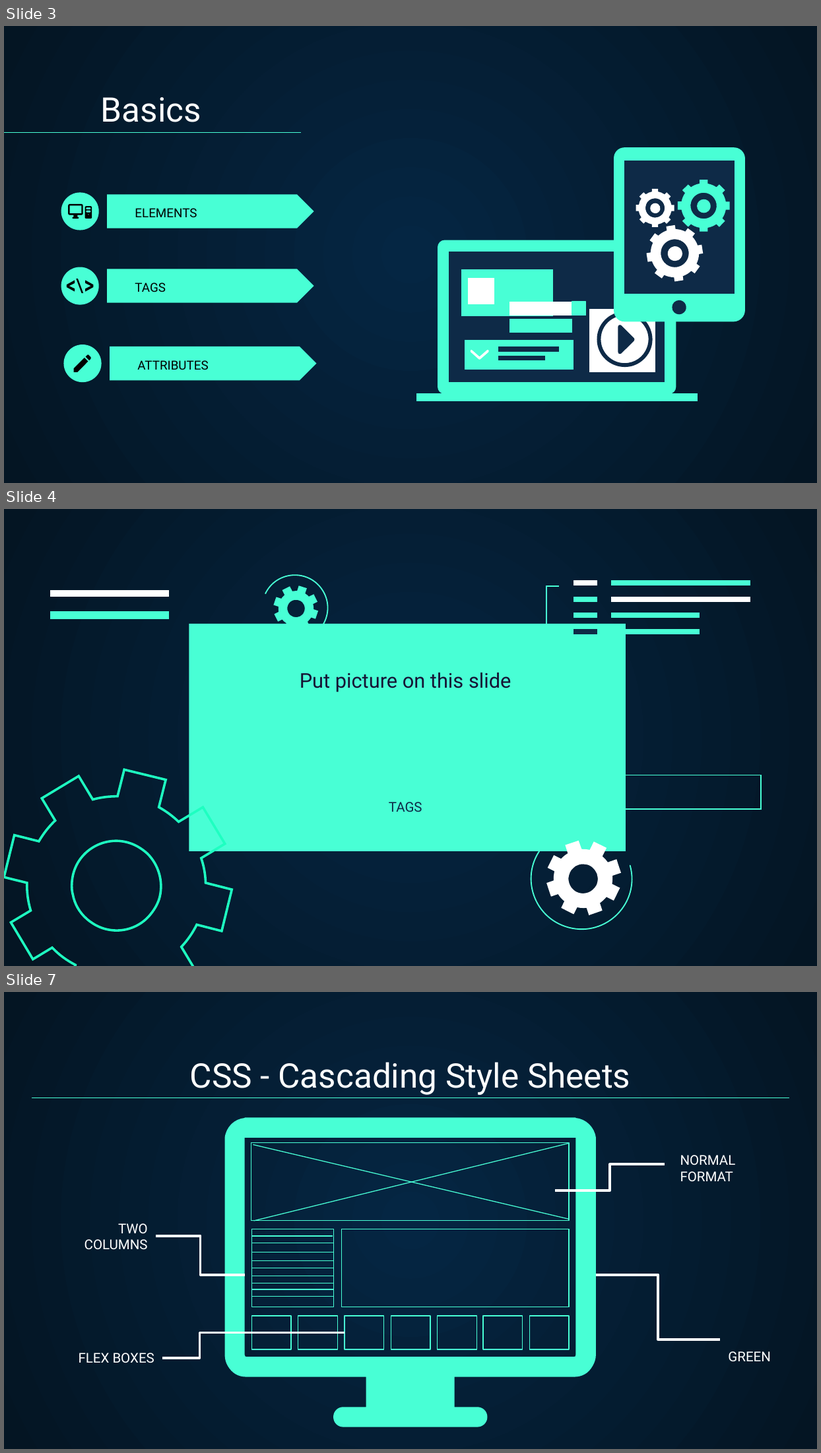
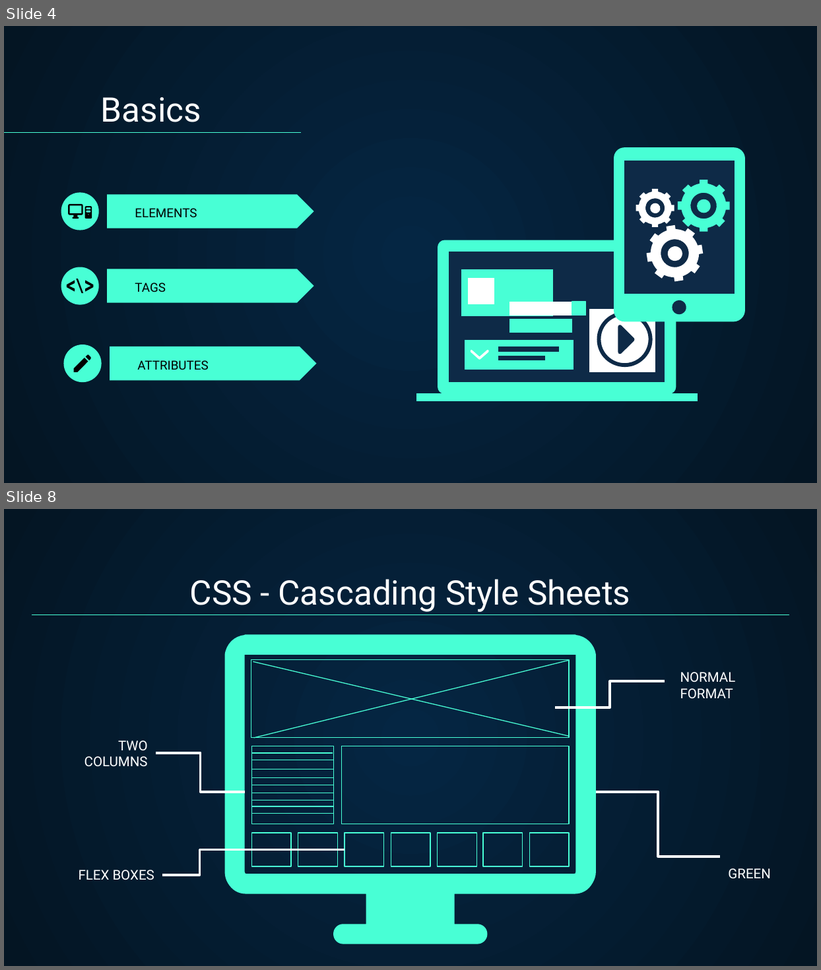
Before and after one commit to jarsnow/bugSmashers, a slide deck: bugsmashers_2024-2025/Web Development/Web Development.pptx. Shown one above the other, each under a label of ours: slides 3, 4 and 7 before the commit, slides 4 and 8 after it; the slides between them are not shown. The pictures are 821x1453 and 821x970 pixels, drawn with LibreOffice and Linux fonts; fonts in the diff are those of the drawing. Boxes give left, top, right and bottom in pixels: in the first picture for what was removed or moved away, otherwise in the second. Text is boxed around its words. In the diff, an @@ line names an element or a change of style, - is before the commit and + after.

```diff
--- a/bugsmashers_2024-2025/Web Development/Web Development.pptx
+++ b/bugsmashers_2024-2025/Web Development/Web Development.pptx
@@ slide 4 removed at bbox=[4, 509, 817, 966], background gradient #052643 to #041523 @@
@@ freeform shape removed at bbox=[248, 555, 351, 656] @@
@@ freeform shape removed at bbox=[265, 576, 327, 639] @@
@@ freeform shape removed at bbox=[547, 586, 558, 635] @@
@@ freeform shape removed at bbox=[574, 580, 597, 586] @@
@@ freeform shape removed at bbox=[611, 580, 751, 586] @@
@@ freeform shape removed at bbox=[50, 590, 169, 597] @@
@@ freeform shape removed at bbox=[574, 597, 597, 603] @@
@@ freeform shape removed at bbox=[611, 597, 751, 603] @@
@@ freeform shape removed at bbox=[50, 611, 169, 619] @@
@@ rectangle removed at bbox=[189, 624, 625, 852] @@
@@ freeform shape removed at bbox=[574, 612, 597, 617] @@
@@ freeform shape removed at bbox=[611, 612, 699, 617] @@
@@ freeform shape removed at bbox=[574, 628, 597, 633] @@
@@ freeform shape removed at bbox=[611, 628, 699, 633] @@
@@ subtitle removed at bbox=[300, 673, 511, 692] @@
-Put picture on this slide
@@ freeform shape removed at bbox=[4, 770, 232, 966] @@
@@ freeform shape removed at bbox=[589, 776, 761, 810] @@
@@ title removed at bbox=[389, 802, 422, 812] @@
-TAGS
@@ freeform shape removed at bbox=[519, 838, 641, 937] @@
@@ freeform shape removed at bbox=[547, 841, 621, 916] @@
@@ what was slide 3 is now slide 4 @@
@@ what was slide 7 is now slide 8 @@
```
Also in this commit, not shown: 4 slides changed, 8 slides added, 13 other slides removed.
